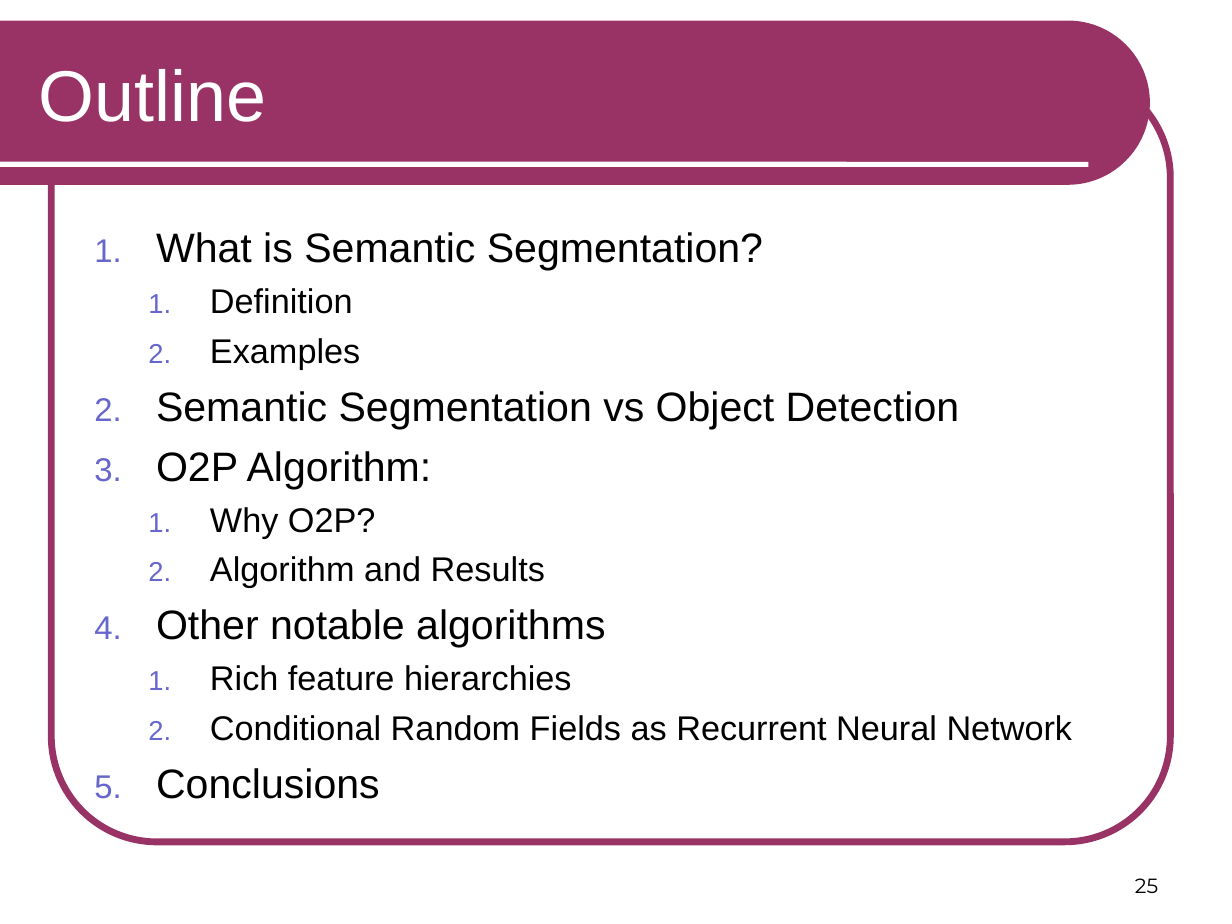
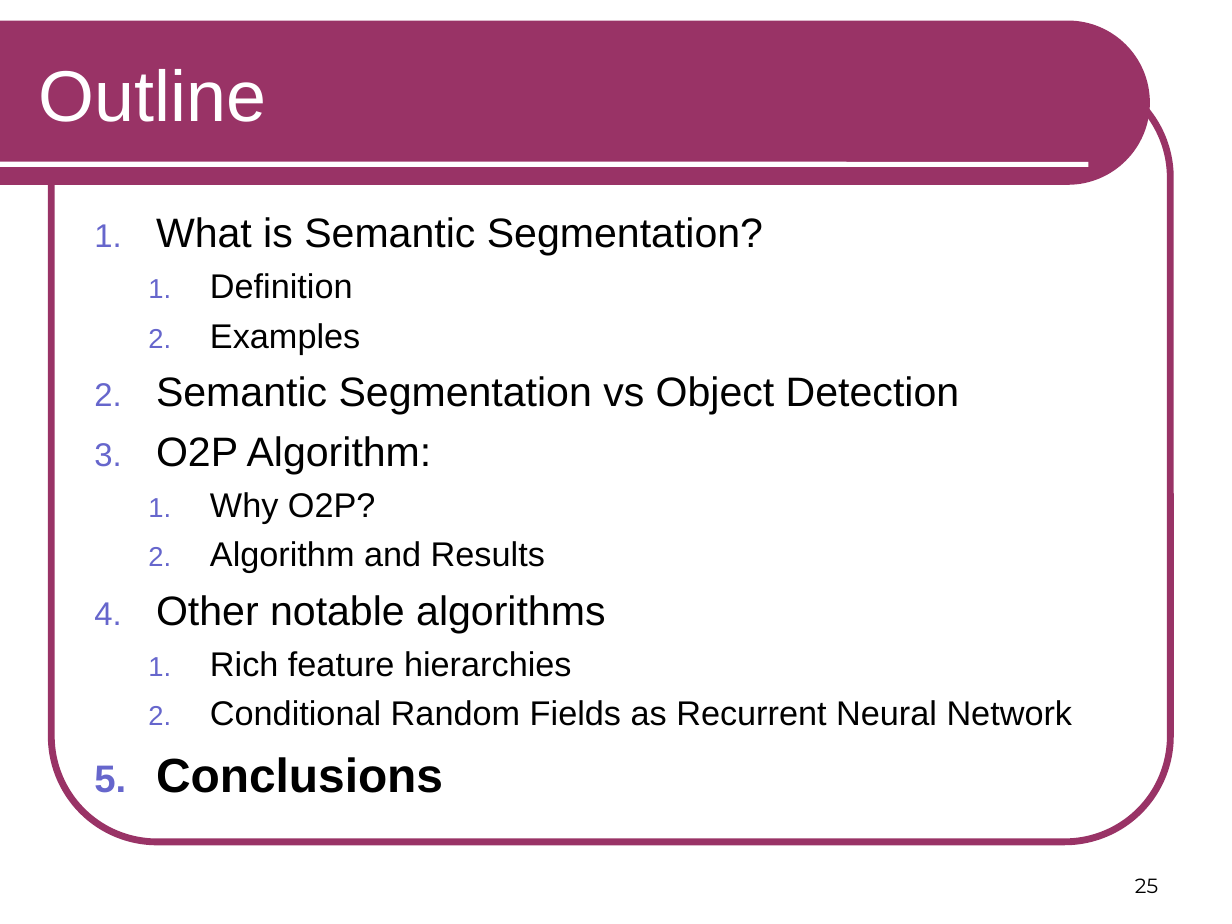
Before and after one commit to RSIP/SSI-SemanticSegmentation, a slide deck: slide 25 of template_slides.ppt. Drawn at 1232x924 pixels with LibreOffice and Linux fonts; fonts in the diff are those of the drawing. Boxes give left, top, right and bottom in pixels: in the first picture for what was removed or moved away, otherwise in the second. Text is boxed around its words. In the diff, an @@ line names an element or a change of style, - is before the commit and + after.

```diff
--- a/template_slides.ppt
+++ b/template_slides.ppt
@@ text "What is Semantic Segmentation?": place and size @@
-text "What is Semantic Segmentation?" at (156,232,1073,799)
+text "What is Semantic Segmentation?" at (156,217,1073,793)
@@ text at (156,757,443,793): size 24 to 28 pt, bold on in "Conclusions"; more space between paragraphs @@
```
Also in this commit, not shown: 9 other slides changed, 2 slides added, 1 slide removed.
